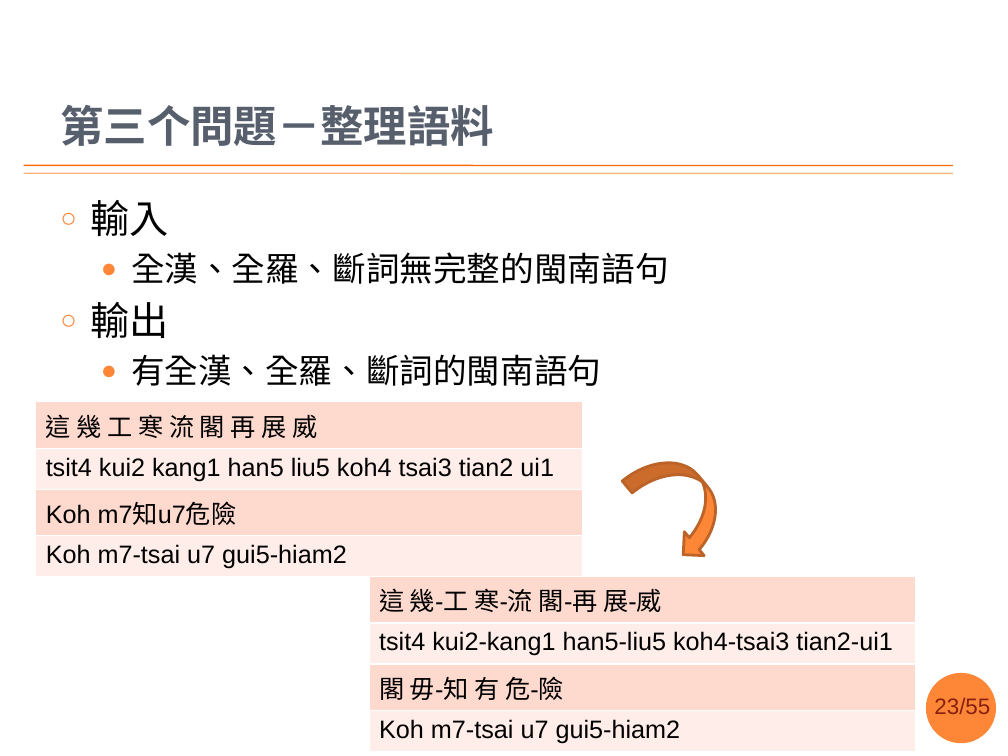
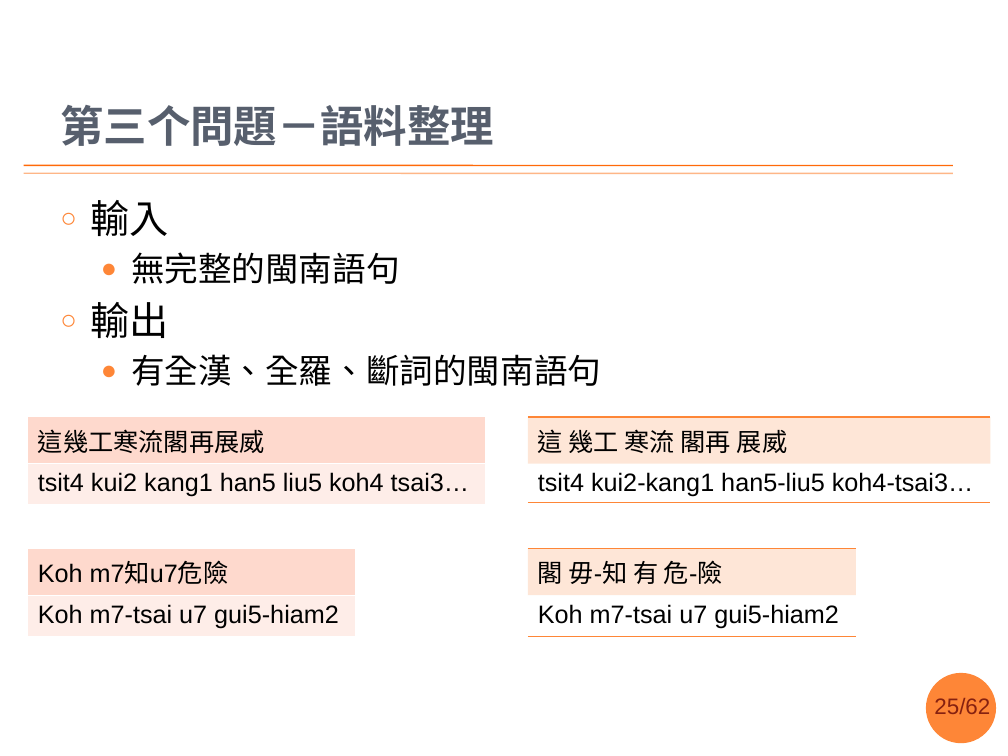
Before and after one commit to sih4sing5hong5/po3-ko3_tau5-iann2-phinn3, a slide deck: slide 25 of 翻譯報告.pptx (slide 23 before the commit). Drawn at 1008x756 pixels with LibreOffice and Linux fonts; fonts in the diff are those of the drawing; background and template pictures are left out. Boxes give left, top, right and bottom in pixels: in the first picture for what was removed or moved away, otherwise in the second. Text is boxed around its words. In the diff, an @@ line names an element or a change of style, - is before the commit and + after.

```diff
--- a/翻譯報告.pptx
+++ b/翻譯報告.pptx
@@ title at [60,105,494,146]: text changed @@
-第三个問題－整理語料
+第三个問題－語料整理
@@ text at [131,252,400,284]: text changed @@
-  ● 全漢、全羅、斷詞無完整的閩南語句
+  ● 無完整的閩南語句
@@ table at [28,416,487,500] @@
-row 1: 這 幾 工 寒 流 閣 再 展 威
-row 2: tsit4 kui2 kang1 han5 liu5 koh4 tsai3 tian2 ui1
-row 3: Koh m7知u7危險
-row 4: Koh m7-tsai u7 gui5-hiam2
+row 1: 這幾工寒流閣再展威
+row 2: tsit4 kui2 kang1 han5 liu5 koh4 tsai3…
@@ table: place and size @@
-table at [35,402,583,573]
+table at [28,416,487,500]
@@ table at [528,417,991,501] @@
-row 1: 這 幾-工 寒-流 閣-再 展-威
-row 2: tsit4 kui2-kang1 han5-liu5 koh4-tsai3 tian2-ui1
-row 3: 閣 毋-知 有 危-險
-row 4: Koh m7-tsai u7 gui5-hiam2
+row 1: 這 幾工 寒流 閣再 展威
+row 2: tsit4 kui2-kang1 han5-liu5 koh4-tsai3…
@@ table: place and size @@
-table at [369,577,916,748]
+table at [528,417,991,501]
@@ curved down arrow removed at [622,441,741,567] @@
@@ table added at [28,548,357,632], 2 rows, 1 columns @@
+Koh m7知u7危險
+Koh m7-tsai u7 gui5-hiam2
@@ table added at [528,548,857,632], 2 rows, 1 columns @@
+閣 毋-知 有 危-險
+Koh m7-tsai u7 gui5-hiam2
@@ page number at [934,698,990,714]: text changed @@
-23/55
+25/62
```
Also in this commit, not shown: 31 other slides changed, 4 slides added.
